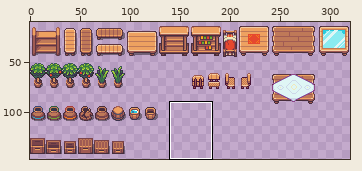
One commit to this sprite sheet: assets/sprites/decor.png. Above: a wide view before the commit, with the close-up outlined.
Close-up. As it was:
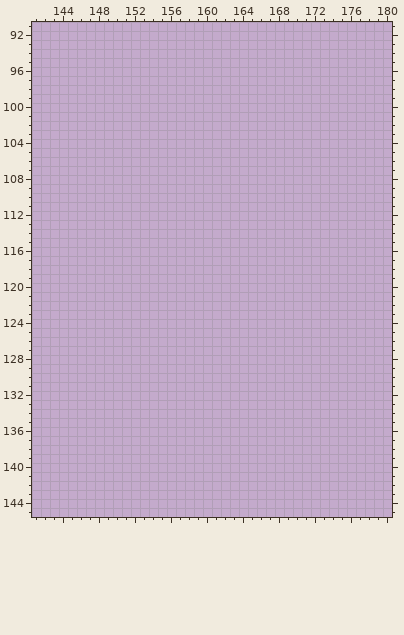
The file is 320x160 pixels. Colours within 5 levels of each other are drawn and written as one. Shown: x 141..180, y 91..145. The wide view leaves out empty margins.
New version:
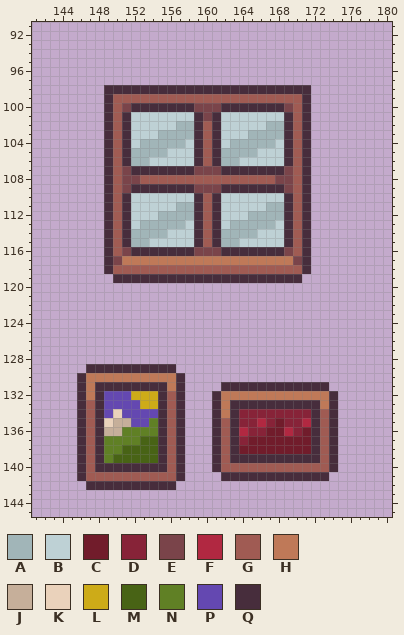
Palette (. is transparent): A #a1b5b8  B #bed1d5  C #711c2b  D #872338  E #7a444a  F #b12841  G #a05b53  H #bf7958  J #c6af9a  K #ead2bb  L #cdab18  M #486315  N #608025  P #6448b1  Q #472d3c
The edit:
{"y":98,"x":149,"old":".......................","new":"QQQQQQQQQQQQQQQQQQQQQQQ"}
{"y":99,"x":149,"old":".......................","new":"QGGGGGGGGGGGGGGGGGGGGGQ"}
{"y":100,"x":149,"old":".......................","new":"QGEQQQQQQQEEEQQQQQQQEGQ"}
{"y":101,"x":149,"old":".......................","new":"QGQBBBBBBBQEQBBBBBBBQGQ"}
{"y":102,"x":149,"old":".......................","new":"QGQBBBBBAAQGQBBBBBAAQGQ"}
{"y":103,"x":149,"old":".......................","new":"QGQBBBAAAAQGQBBBAAAAQGQ"}
{"y":104,"x":149,"old":".......................","new":"QGQBAAAAABQGQBAAAAABQGQ"}
{"y":105,"x":149,"old":".......................","new":"QGQAAAABBBQGQAAAABBBQGQ"}
{"y":106,"x":149,"old":".......................","new":"QGQAABBBBBQGQAABBBBBQGQ"}
{"y":107,"x":149,"old":".......................","new":"QGEQQQQQQQEEEQQQQQQQEGQ"}
{"y":108,"x":149,"old":".......................","new":"QGEEGGGGGGGGGGGGGGGEEGQ"}
{"y":109,"x":149,"old":".......................","new":"QGEQQQQQQQEEEQQQQQQQEGQ"}
{"y":110,"x":149,"old":".......................","new":"QGQBBBBBBBQGQBBBBBBBQGQ"}
{"y":111,"x":149,"old":".......................","new":"QGQBBBBBAAQGQBBBBBAAQGQ"}
{"y":112,"x":149,"old":".......................","new":"QGQBBBAAAAQGQBBBAAAAQGQ"}
{"y":113,"x":149,"old":".......................","new":"QGQBAAAAABQGQBAAAAABQGQ"}
{"y":114,"x":149,"old":".......................","new":"QGQAAAABBBQGQAAAABBBQGQ"}
{"y":115,"x":149,"old":".......................","new":"QGQAABBBBBQGQAABBBBBQGQ"}
{"y":116,"x":149,"old":".......................","new":"QGEQQQQQQQEEEQQQQQQQEGQ"}
{"y":117,"x":149,"old":".......................","new":"QEHHHHHHHHHHHHHHHHHHHEQ"}
{"y":118,"x":149,"old":".......................","new":"QGGGGGGGGGGGGGGGGGGGGGQ"}
{"y":119,"x":150,"old":".....................","new":"QQQQQQQQQQQQQQQQQQQQQ"}
{"y":129,"x":147,"old":"..........","new":"QQQQQQQQQQ"}
{"y":130,"x":146,"old":"............","new":"QHHHHHHHHHHQ"}
{"y":131,"x":146,"old":"............","new":"QHQQQQQQQQHQ"}
{"y":131,"x":162,"old":"............","new":"QQQQQQQQQQQQ"}
{"y":132,"x":146,"old":"............","new":"QHQPPPLLLQGQ"}
{"y":132,"x":161,"old":"..............","new":"QHHHHHHHHHHHHQ"}
{"y":133,"x":146,"old":"............","new":"QGQPPPPLLQGQ"}
{"y":133,"x":161,"old":"..............","new":"QHQQQQQQQQQQHQ"}
{"y":134,"x":146,"old":"............","new":"QGQPKPPPPQGQ"}
{"y":134,"x":161,"old":"..............","new":"QHQDDDDDDDDQGQ"}
{"y":135,"x":146,"old":"............","new":"QGQKJJPPNQGQ"}
{"y":135,"x":161,"old":"..............","new":"QGQDDFDCDDFQGQ"}
{"y":136,"x":146,"old":"............","new":"QGQJJNNNNQGQ"}
{"y":136,"x":161,"old":"..............","new":"QGQFDDCCFDCQGQ"}
{"y":137,"x":146,"old":"............","new":"QGQNNNNMMQGQ"}
{"y":137,"x":161,"old":"..............","new":"QGQDCCCCCCCQGQ"}
{"y":138,"x":146,"old":"............","new":"QGQNNMMMMQGQ"}
{"y":138,"x":161,"old":"..............","new":"QGQCCCCCCCCQGQ"}
{"y":139,"x":146,"old":"............","new":"QGQNMMMMMQGQ"}
{"y":139,"x":161,"old":"..............","new":"QGQQQQQQQQQQGQ"}
{"y":140,"x":146,"old":"............","new":"QGQQQQQQQQGQ"}
{"y":140,"x":161,"old":"..............","new":"QGGGGGGGGGGGGQ"}
{"y":141,"x":146,"old":"............","new":"QGGGGGGGGGGQ"}
{"y":141,"x":162,"old":"............","new":"QQQQQQQQQQQQ"}
{"y":142,"x":147,"old":"..........","new":"QQQQQQQQQQ"}
{"label":"added","picture_box":[104,85,311,283]}
{"label":"added","picture_box":[77,364,338,490]}
